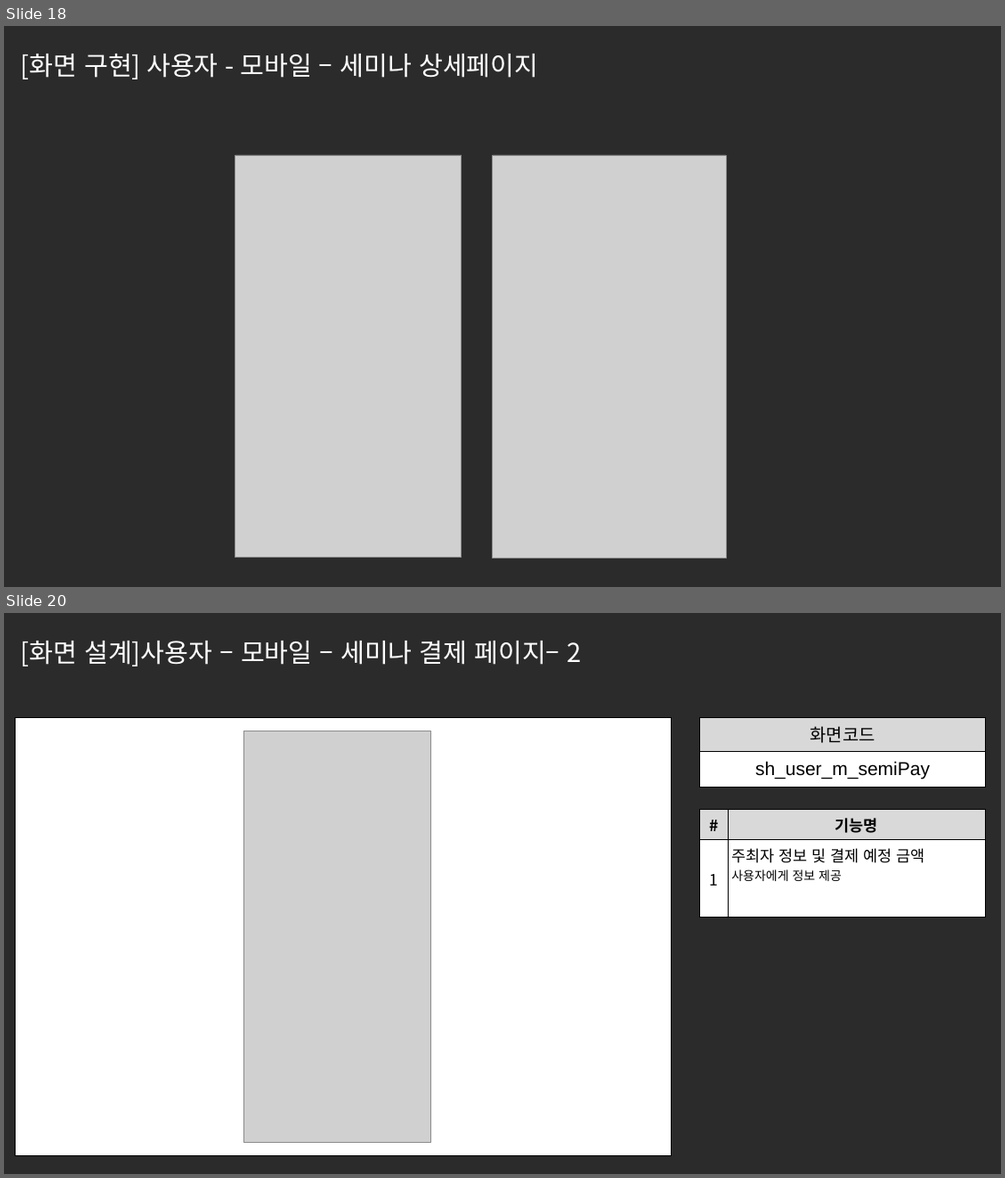
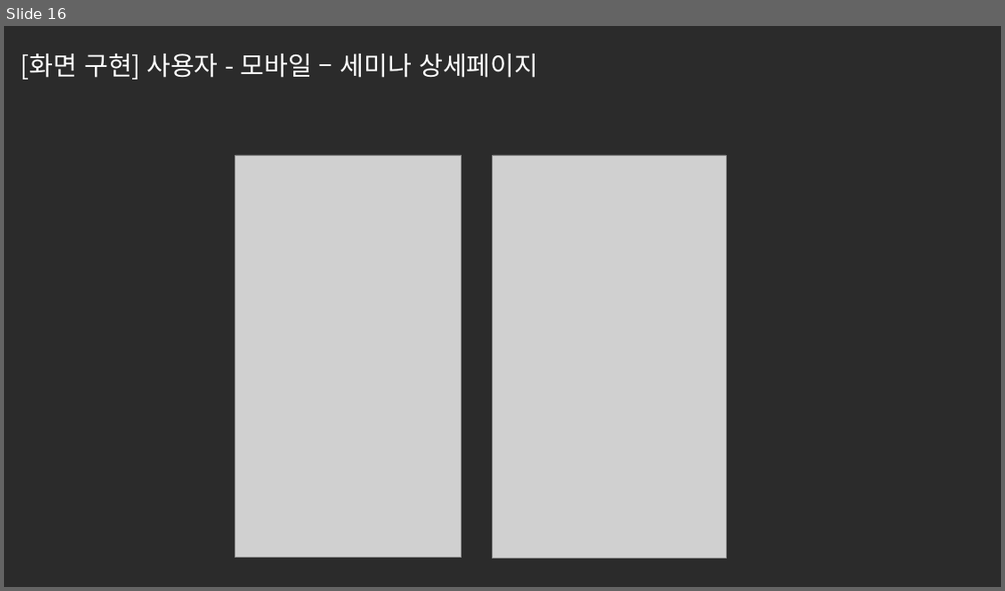
Before and after one commit to ezenteam2/e-Zone, a slide deck: 0 발표용 파워포인트/0424 4차발표/0424 project05 - 파워포인트 - 서희.pptx. Shown one above the other, each under a label of ours: slides 18 and 20 before the commit, slide 16 after it; the slides between them are not shown. The pictures are 1005x1178 and 1005x591 pixels, drawn with LibreOffice and Linux fonts; fonts in the diff are those of the drawing; grey boxes stand for pictures; background and template pictures are left out; a plain dark background stands for a picture behind light text. Boxes give left, top, right and bottom in pixels: in the first picture for what was removed or moved away, otherwise in the second. Text is boxed around its words. In the diff, an @@ line names an element or a change of style, - is before the commit and + after.

```diff
--- a/0 발표용 파워포인트/0424 4차발표/0424 project05 - 파워포인트 - 서희.pptx
+++ b/0 발표용 파워포인트/0424 4차발표/0424 project05 - 파워포인트 - 서희.pptx
@@ slide 20 removed at <box>4,613,1001,1174</box>, background picture (left out) @@
@@ text removed at <box>21,641,582,666</box> @@
-[화면 설계]사용자 – 모바일 – 세미나 결제 페이지– 2
@@ table removed at <box>15,718,671,1155</box>, 1 rows, 1 columns @@
-
@@ table removed at <box>700,717,986,787</box>, 2 rows, 1 columns @@
-화면코드
-sh_user_m_semiPay
@@ picture removed at <box>243,731,431,1143</box> @@
@@ table removed at <box>700,809,985,917</box>, 2 rows, 2 columns @@
-# | 기능명
-1 | 주최자 정보 및 결제 예정 금액 / 사용자에게 정보 제공
@@ what was slide 18 is now slide 16 @@
```
Also in this commit, not shown: 3 slides changed, 3 other slides removed.
